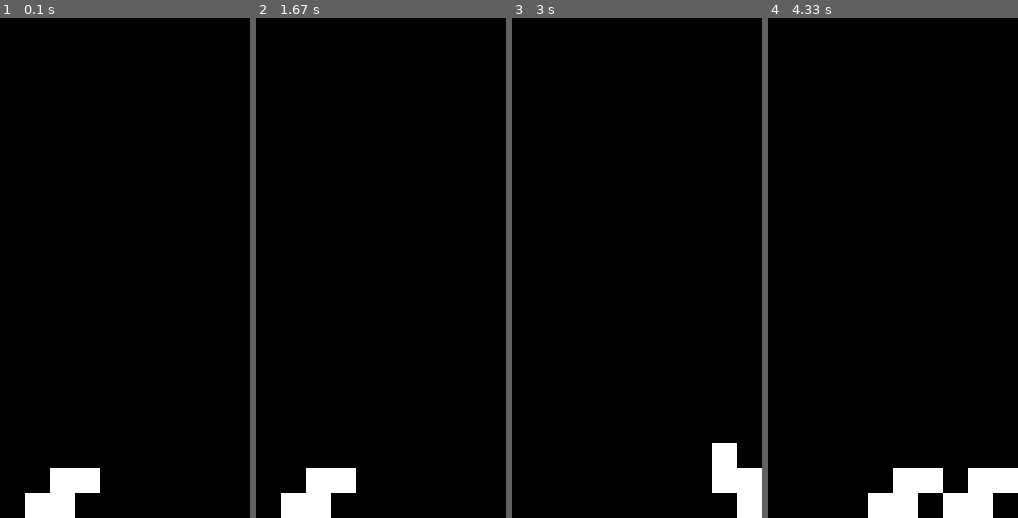
Above: before the commit, frames 1-4 (left to right).
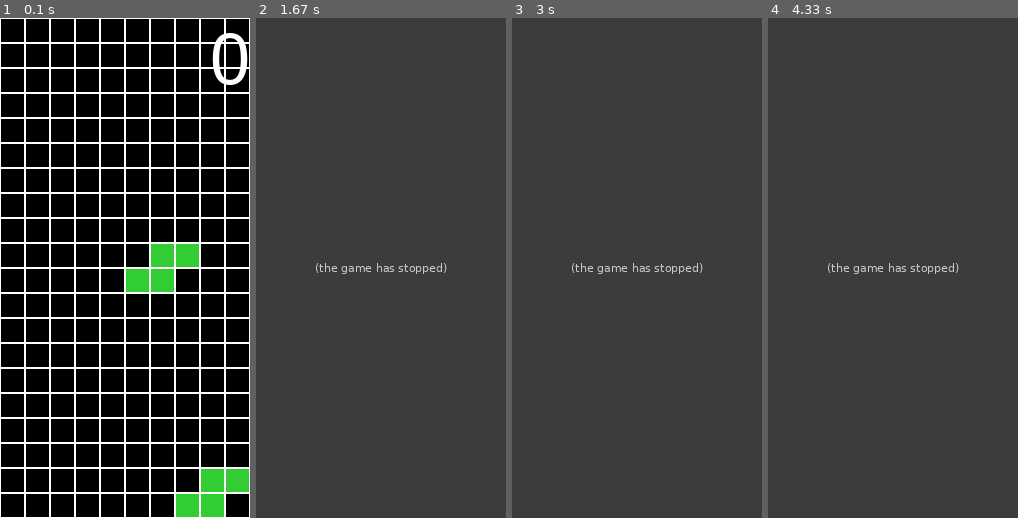
Above: after the commit, the same moments.

Repository: CarsonBarnstable/PyGame_Tetris
Game: pygame game, started from src/Main.py
Two runs of this game, one before a commit and one after it. Both use one fixed random seed, a clock stepped at 60 frames per second and the inputs below.
Inputs:
- Up to frame 1 (0.1 s): no input
- Up to frame 2 (1.67 s): no input
- Up to frame 3 (3 s): no input
- Up to frame 4 (4.33 s): hold Down 3.57-4.03 s; hold Left from 4.07 s (still down)

The runs differ from the first frame. In frame 1, 21% of the frame differs, in the area x 0-100%, y 0-100%; in frame 2, 100%; in frame 3, 100%; in frame 4, 100%.
After the commit the program exited at 1.32 s; later frames show no game.

Commit message:
slight refactoring for efficiency (and scalability)

Diff:
--- a/src/Game.py
+++ b/src/Game.py
@@ -17,7 +17,7 @@
 
         # Initializes Game to be displayed
         self.do_ai = True
-        self.draw_possibilities = True
+        self.draw_possibilities = False
         self.calculate_possibilities_scores = True
         self.calculate_best_move = True
         self.make_best_move = True
@@ -59,7 +59,7 @@
 
         # Set Up Game
         self.active_piece = self.new_piece()
-        self.mass = Mass.Mass(self.screen)
+        self.mass = Mass.Mass(self.screen, self.grid_thickness)
 
         if self.do_ai:
             if not self.draw_possibilities:
--- a/src/Mass.py
+++ b/src/Mass.py
@@ -4,7 +4,7 @@
 class Mass:
     # Single instance of a Tile
 
-    def __init__(self, screen):
+    def __init__(self, screen, grid_thickness):
         # Initializes a single Tile
 
         # Initialize Basic Visual Variables
@@ -13,16 +13,15 @@
         # Setting up Piece
         self.pieces = []
 
-        # Others
-        self.border_thickness = 1
+        # and the Border
+        self.border_thickness = grid_thickness
 
     def draw(self):
         # Draws the Tile at its position, and a border around it (for grid spacing)
 
         # Draw Tile (then border) to screen
         for piece in self.pieces:
-            piece_color = piece[0]
-            piece_rectangle = piece[1]
+            piece_color, piece_rectangle = piece
             pygame.draw.rect(self.screen, piece_color, piece_rectangle)
 
     def positions(self):
@@ -32,16 +31,10 @@
         return any(piece[1][1] < top for piece in self.pieces)
 
     def add(self, new_piece):
-        for chunk in new_piece[1]:
-            self.pieces.append((new_piece[0], chunk))
+        self.pieces += [(new_piece[0], chunk) for chunk in new_piece[1]]
 
     def check_for_full_row(self, row_y_value, full_row_size, vertical_drop):
-        pieces_in_row = 0
-        for piece in self.pieces:
-            if piece[1][1] == row_y_value:
-                pieces_in_row = pieces_in_row + 1
-
-        if pieces_in_row == full_row_size:
+        if sum(piece[1][1] == row_y_value for piece in self.pieces) == full_row_size:
             for piece_index in range(len(self.pieces)-1, -1, -1):
                 piece_y_index = self.pieces[piece_index][1][1]
 
